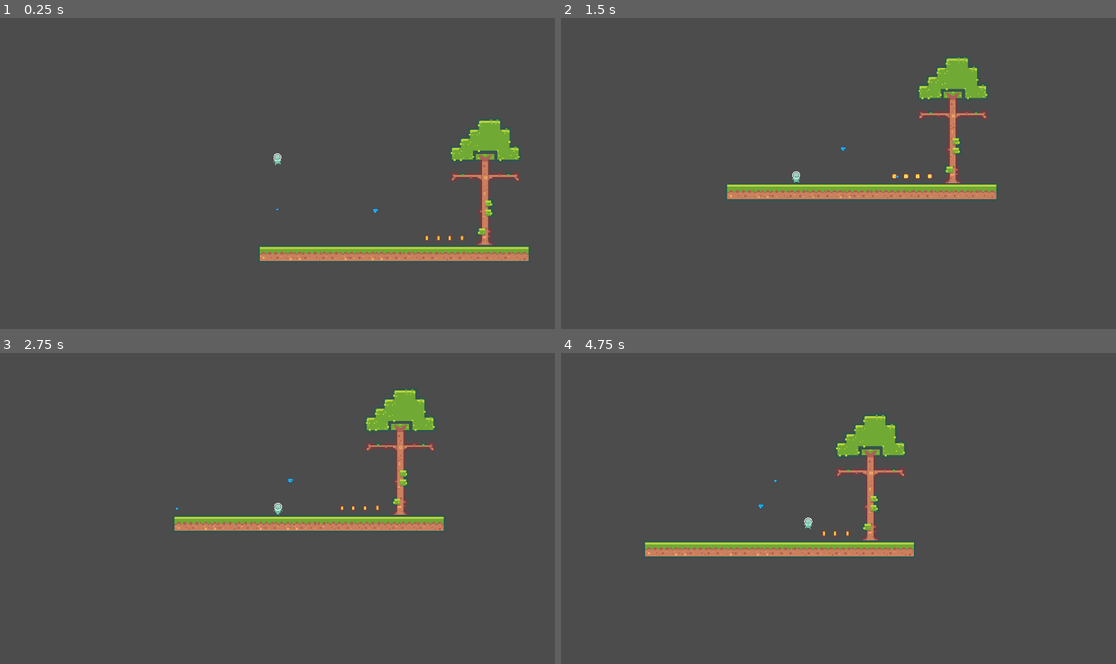
Above: before the commit, frames 1-4 (two rows, left to right).
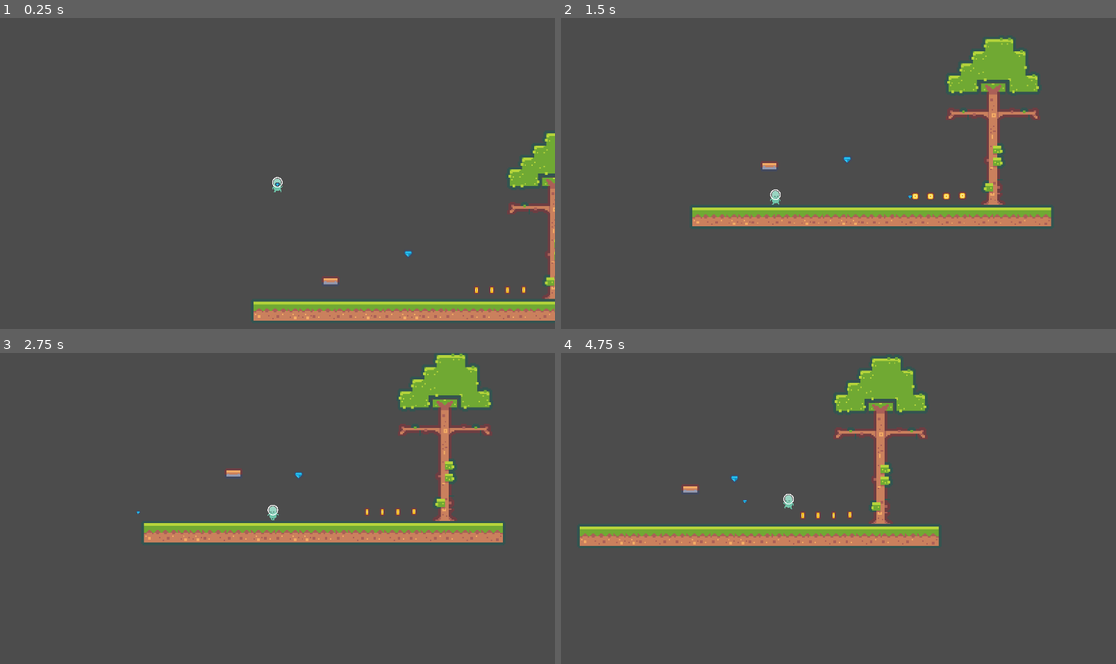
Above: after the commit, the same moments.

Repository: sas41/Godot2DPlatformerTutorialProject
Game: Godot game, scene res://Levels/TestLevel.tscn
Same seed, same stepped clock (60 frames per second), same inputs: the game is played once before the commit and once after it.
Inputs:
- Up to frame 1 (0.25 s): no input
- Up to frame 2 (1.5 s): hold Right (ui_right) from 0.53 s (still down); tap Up (ui_up) at 0.77 s
- Up to frame 3 (2.75 s): tap Up (ui_up) at 1.52 s; release Right (ui_right) at 2.03 s; hold Left (ui_left) from 2.03 s (still down)
- Up to frame 4 (4.75 s): release Left (ui_left) at 2.78 s; hold Right (ui_right) 2.78-4.28 s; tap Up (ui_up) at 3.02, 3.77, 4.52 s; hold Left (ui_left) from 4.28 s (still down)

The runs differ from the first frame. In frame 1, 11% of the frame differs, in the area x 45-100%, y 32-98%; in frame 2, 13%, in the area x 23-89%, y 5-68%; in frame 3, 11%; in frame 4, 12%.

Commit message:
Moving Platforms

Diff:
--- /dev/null
+++ b/Entities/MovingPlatform/MovingPlatform.tscn
@@ -0,0 +1,16 @@
+[gd_scene load_steps=3 format=2]
+
+[ext_resource path="res://Kenney/Singles/MovingPlatform/MovingPlatform.png" type="Texture" id=1]
+
+[sub_resource type="RectangleShape2D" id=1]
+extents = Vector2( 27, 15 )
+
+[node name="MovingPlatform" type="KinematicBody2D"]
+
+[node name="MovingPlatform2" type="Sprite" parent="."]
+scale = Vector2( 3, 3 )
+texture = ExtResource( 1 )
+offset = Vector2( 0, 4 )
+
+[node name="CollisionShape2D" type="CollisionShape2D" parent="."]
+shape = SubResource( 1 )
--- a/Levels/TestLevel.tscn
+++ b/Levels/TestLevel.tscn
@@ -1,10 +1,28 @@
-[gd_scene load_steps=6 format=2]
+[gd_scene load_steps=8 format=2]
 
 [ext_resource path="res://Entities/Coin/Coin.tscn" type="PackedScene" id=1]
 [ext_resource path="res://Levels/TestLevel.gd" type="Script" id=2]
 [ext_resource path="res://Player/Player.tscn" type="PackedScene" id=3]
 [ext_resource path="res://Levels/LevelGraphics/KenneyTiles.tres" type="TileSet" id=4]
 [ext_resource path="res://Entities/PowerupExtraJump/PowerupExtraJump.tscn" type="PackedScene" id=5]
+[ext_resource path="res://Entities/MovingPlatform/MovingPlatform.tscn" type="PackedScene" id=6]
+
+[sub_resource type="Animation" id=1]
+resource_name = "Platform Movement"
+length = 8.0
+loop = true
+tracks/0/type = "value"
+tracks/0/path = NodePath("MovingPlatform:position")
+tracks/0/interp = 1
+tracks/0/loop_wrap = true
+tracks/0/imported = false
+tracks/0/enabled = true
+tracks/0/keys = {
+"times": PoolRealArray( 0, 2, 4, 6, 8 ),
+"transitions": PoolRealArray( 1, 1, 1, 1, 1 ),
+"update": 0,
+"values": [ Vector2( 200, 500 ), Vector2( 200, 400 ), Vector2( 300, 400 ), Vector2( 300, 500 ), Vector2( 200, 500 ) ]
+}
 
 [node name="TestLevel" type="Node2D"]
 scale = Vector2( 1.75, 1.75 )
@@ -43,3 +61,11 @@
 [node name="PowerupExtraJump" parent="." instance=ExtResource( 5 )]
 position = Vector2( 430.743, 405.731 )
 scale = Vector2( 2, 2 )
+
+[node name="MovingPlatform" parent="." instance=ExtResource( 6 )]
+position = Vector2( 212.571, 496.571 )
+
+[node name="AnimationPlayer" type="AnimationPlayer" parent="MovingPlatform"]
+root_node = NodePath("../..")
+autoplay = "Platform Movement"
+"anims/Platform Movement" = SubResource( 1 )
--- a/Player/Camera.gd
+++ b/Player/Camera.gd
@@ -10,10 +10,13 @@
 	pass
 
 func _physics_process(delta):
-	var target_position = player.momentum
-	var momentum_length = player.momentum.length()
+	var momentum_without_y = player.momentum
+	momentum_without_y.y = 0
+
+	var target_position = momentum_without_y
+	var momentum_length = momentum_without_y.length()
 
 	if (momentum_length > max_distance.length()):
-		target_position = player.momentum.normalized() * max_distance
+		target_position = momentum_without_y.normalized() * max_distance
 
 	self.position = target_position
--- a/Player/Player.gd
+++ b/Player/Player.gd
@@ -18,6 +18,8 @@
 
 func _physics_process(delta):
 
+	var snap_vector = Vector2.DOWN * 20
+
 	momentum += horizontal_movement(delta)
 	momentum += gravity(delta)
 
@@ -27,10 +29,13 @@
 	if(can_jump()):
 		jumps_left = jumps_left - 1
 		momentum.y = Vector2.UP.y * jump_strength
+		snap_vector = Vector2.ZERO
 
 	momentum = clamp_x(momentum, movement_speed)
 
-	momentum = self.move_and_slide(momentum, Vector2.UP)
+
+
+	momentum = self.move_and_slide_with_snap(momentum, snap_vector, Vector2.UP,  false, 4, 0.7, false)
 	pass
 
 func horizontal_movement(delta):
--- a/Player/Player.tscn
+++ b/Player/Player.tscn
@@ -34,7 +34,7 @@
 
 [node name="Camera2D" type="Camera2D" parent="CameraTarget"]
 current = true
-zoom = Vector2( 2, 2 )
+zoom = Vector2( 1.5, 1.5 )
 process_mode = 0
 smoothing_enabled = true
 smoothing_speed = 2.0
Binary file added: Kenney/Singles/MovingPlatform/MovingPlatform.png
Not shown, added: Kenney/Singles/MovingPlatform/MovingPlatform.png.import
